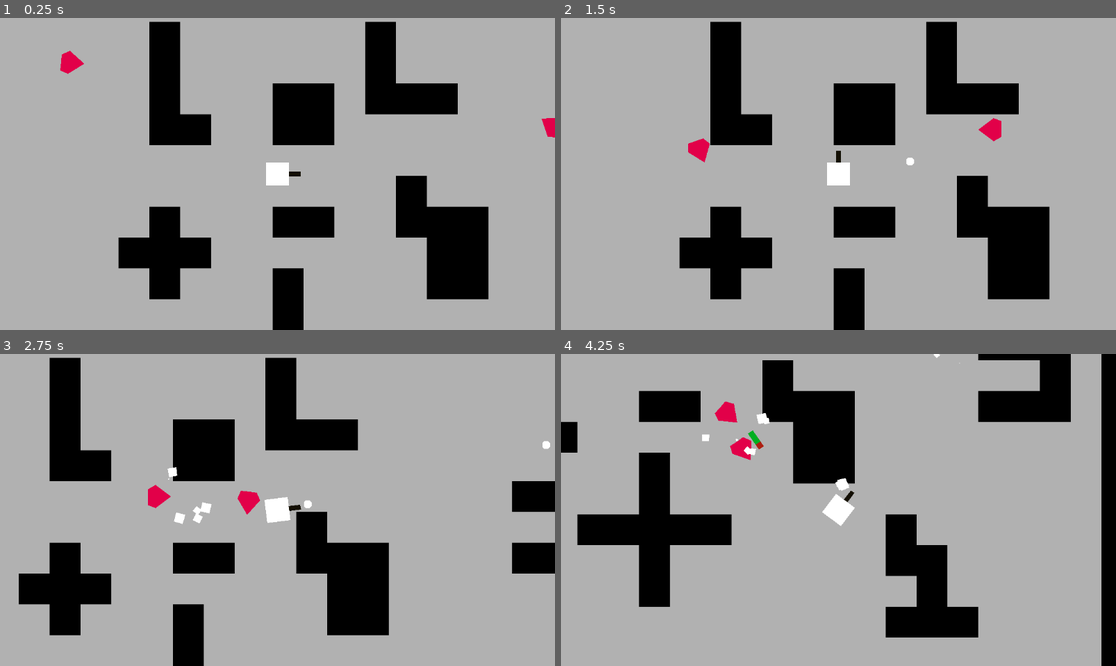
Above: before the commit, frames 1-4 (two rows, left to right).
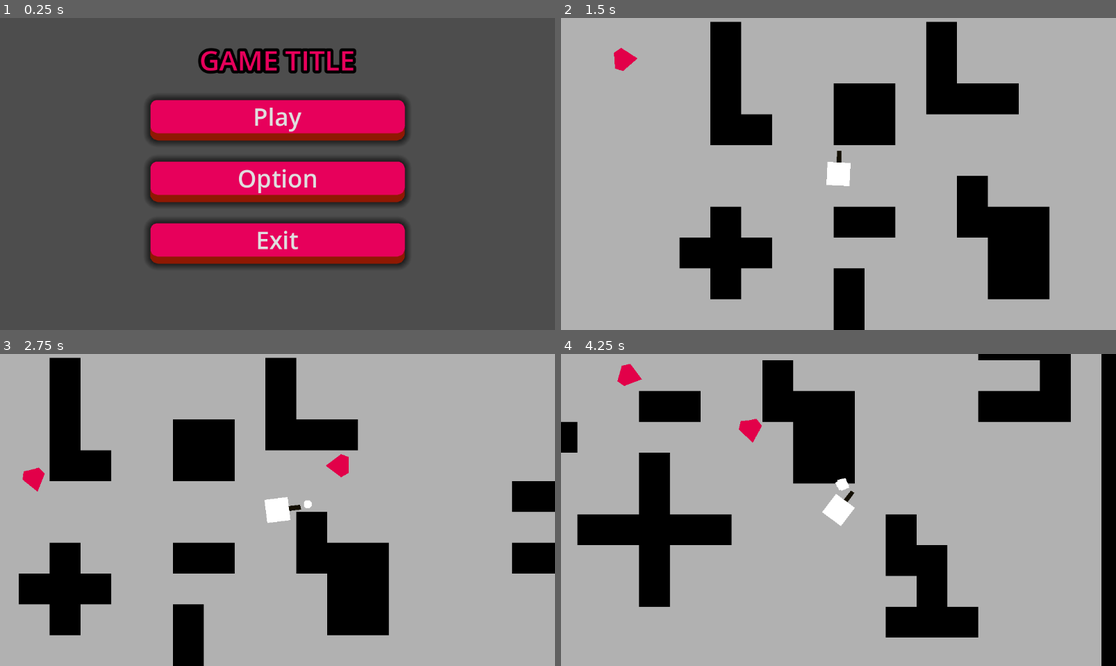
Above: after the commit, the same moments.

Repository: Zaydao/tds_game
Game: Godot game, scene res://scenes/menu.tscn
The game is run twice, just before and just after one commit, with the same random seed, the same clock (stepped at 60 frames per second) and the same inputs. Before the commit the project starts from res://scenes/world.tscn.
Inputs (mouse positions are in pixels of both pictures, inside the frame that each line leads up to):
- Up to frame 1 (0.25 s): no input
- Up to frame 2 (1.5 s): click (838, 180) at 0.5 s, where only the run after the commit has a clickable "Option"; click (838, 120) at 1.25 s, where only the run after the commit has a clickable "Play"
- Up to frame 3 (2.75 s): move the mouse to (399, 494) at 2.02 s; press the mouse at (399, 494) at 2.03 s; hold D (right) from 2.03 s (still down)
- Up to frame 4 (4.25 s): move the mouse to (727, 525) at 2.77 s; release D (right) at 2.78 s; release the mouse at (727, 525) at 2.78 s; hold S (down) 2.78-3.53 s; click (727, 525) at 2.85 s; move the mouse to (894, 441) at 3.52 s; press the mouse at (894, 441) at 3.53 s; hold D (right) from 3.53 s (still down)

The runs differ from the first frame. In frame 1, 100% of the frame differs, in the area x 0-100%, y 0-100%; in frame 2, 0.7%; in frame 3, 1.0%; in frame 4, 1.0%.

Commit message:
Add menu

Diff:
--- /dev/null
+++ b/menu.gd
@@ -0,0 +1,15 @@
+extends Control
+
+
+
+
+func _on_play_pressed():
+	get_tree().change_scene_to_file("res://scenes/world.tscn")
+
+
+func _on_exit_pressed():
+	get_tree().quit()
+
+
+func _on_option_pressed():
+	pass # Replace with function body.
--- a/project.godot
+++ b/project.godot
@@ -11,7 +11,7 @@
 [application]
 
 config/name="tow_down_s"
-run/main_scene="res://scenes/world.tscn"
+run/main_scene="res://scenes/menu.tscn"
 config/features=PackedStringArray("4.2", "GL Compatibility")
 config/icon="res://icon.svg"
 
--- /dev/null
+++ b/scenes/menu.tscn
@@ -0,0 +1,105 @@
+[gd_scene load_steps=7 format=3 uid="uid://d064jg6pwhdin"]
+
+[ext_resource type="Script" path="res://menu.gd" id="1_ymg0g"]
+
+[sub_resource type="SystemFont" id="SystemFont_djhe6"]
+font_names = PackedStringArray("Impact")
+font_weight = 450
+font_stretch = 150
+
+[sub_resource type="StyleBoxFlat" id="StyleBoxFlat_qdri3"]
+bg_color = Color(0.905882, 0, 0.356863, 1)
+border_width_bottom = 10
+border_color = Color(0.560784, 0.0980392, 0.0117647, 1)
+corner_radius_top_left = 15
+corner_radius_top_right = 15
+corner_radius_bottom_right = 15
+corner_radius_bottom_left = 15
+shadow_size = 6
+
+[sub_resource type="StyleBoxFlat" id="StyleBoxFlat_6sa4l"]
+bg_color = Color(0.714272, 0, 0.149123, 1)
+border_width_left = 5
+border_width_top = 5
+border_width_right = 5
+border_width_bottom = 5
+corner_radius_top_left = 15
+corner_radius_top_right = 15
+corner_radius_bottom_right = 15
+corner_radius_bottom_left = 15
+
+[sub_resource type="StyleBoxFlat" id="StyleBoxFlat_plhw4"]
+bg_color = Color(0.905882, 0, 0.356863, 1)
+border_width_bottom = 15
+border_color = Color(0.560974, 0.099328, 0.0111694, 1)
+corner_radius_top_left = 15
+corner_radius_top_right = 15
+corner_radius_bottom_right = 15
+corner_radius_bottom_left = 15
+shadow_size = 15
+
+[sub_resource type="Theme" id="Theme_bmswq"]
+Button/font_sizes/font_size = 50
+Button/styles/focus = SubResource("StyleBoxFlat_qdri3")
+Button/styles/hover = SubResource("StyleBoxFlat_6sa4l")
+Button/styles/normal = SubResource("StyleBoxFlat_plhw4")
+
+[node name="menu" type="Control"]
+layout_mode = 3
+anchors_preset = 15
+anchor_right = 1.0
+anchor_bottom = 1.0
+offset_left = 192.0
+offset_top = -8.0
+offset_right = -192.0
+offset_bottom = -8.0
+grow_horizontal = 2
+grow_vertical = 2
+script = ExtResource("1_ymg0g")
+
+[node name="MarginContainer" type="MarginContainer" parent="."]
+layout_mode = 1
+anchors_preset = 15
+anchor_right = 1.0
+anchor_bottom = 1.0
+grow_horizontal = 2
+grow_vertical = 2
+theme_override_constants/margin_left = 120
+theme_override_constants/margin_top = 12
+theme_override_constants/margin_right = 120
+theme_override_constants/margin_bottom = 12
+
+[node name="VBoxContainer" type="VBoxContainer" parent="MarginContainer"]
+layout_mode = 2
+theme_override_constants/separation = 44
+
+[node name="Control" type="Control" parent="MarginContainer/VBoxContainer"]
+layout_mode = 2
+
+[node name="Label" type="Label" parent="MarginContainer/VBoxContainer"]
+layout_mode = 2
+theme_override_colors/font_color = Color(0.905882, 0, 0.356863, 1)
+theme_override_constants/outline_size = 24
+theme_override_fonts/font = SubResource("SystemFont_djhe6")
+theme_override_font_sizes/font_size = 57
+text = "GAME TITLE"
+horizontal_alignment = 1
+
+[node name="Play" type="Button" parent="MarginContainer/VBoxContainer"]
+layout_mode = 2
+theme = SubResource("Theme_bmswq")
+text = "Play"
+
+[node name="Option" type="Button" parent="MarginContainer/VBoxContainer"]
+layout_mode = 2
+theme = SubResource("Theme_bmswq")
+text = "Option"
+
+[node name="Exit" type="Button" parent="MarginContainer/VBoxContainer"]
+layout_mode = 2
+theme = SubResource("Theme_bmswq")
+text = "Exit"
+
+[connection signal="pressed" from="MarginContainer/VBoxContainer/Play" to="." method="_on_play_pressed"]
+[connection signal="pressed" from="MarginContainer/VBoxContainer/Option" to="." method="_on_option_pressed"]
+[connection signal="pressed" from="MarginContainer/VBoxContainer/Exit" to="." method="_on_exit_pressed"]
--- a/scenes/particle_2.tscn
+++ b/scenes/particle_2.tscn
@@ -17,7 +17,7 @@
 [node name="particle2" type="GPUParticles2D"]
 emitting = false
 process_material = SubResource("ParticleProcessMaterial_7gdrg")
-lifetime = 0.7
+lifetime = 0.5
 one_shot = true
 speed_scale = 0.9
 explosiveness = 1.0
